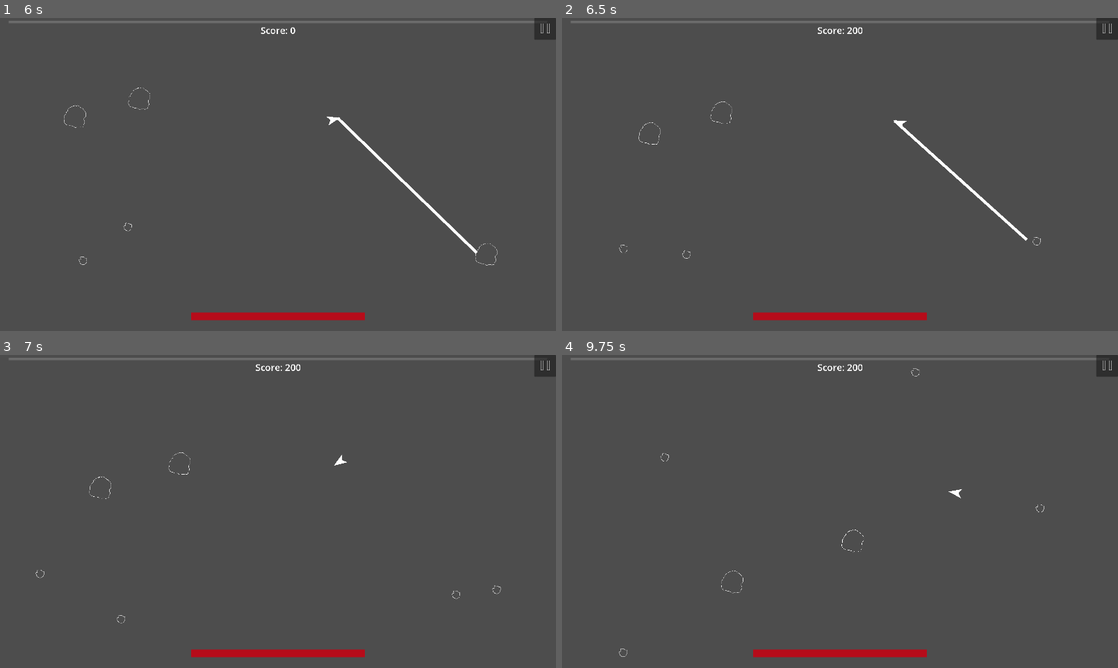
Above: before the commit, frames 1-4 (two rows, left to right).
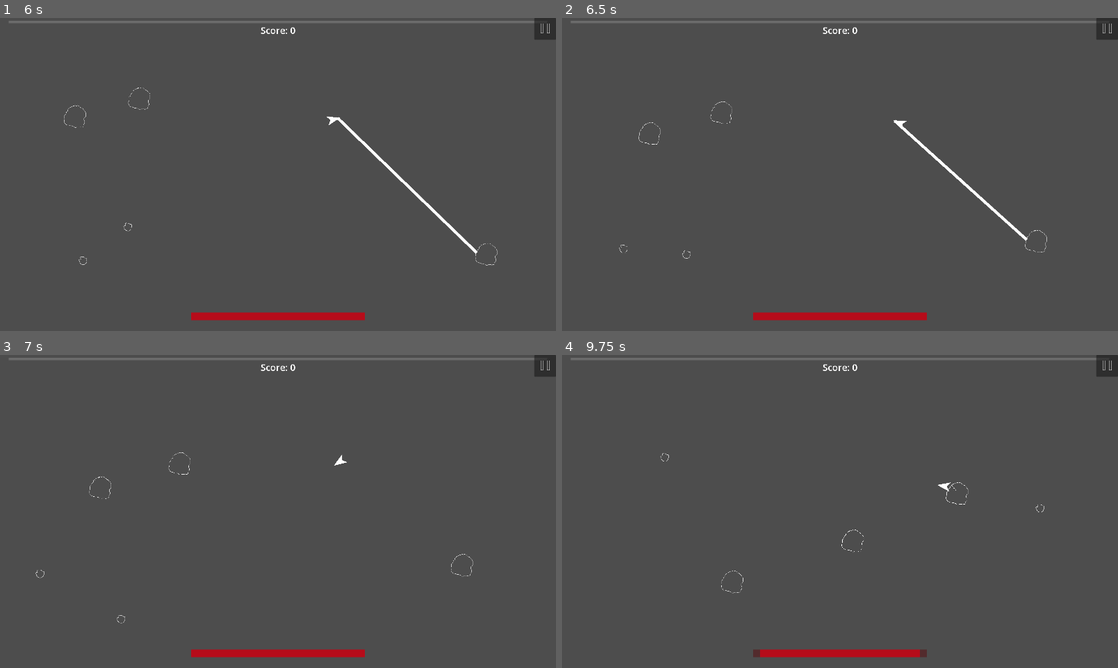
Above: after the commit, the same moments.

Repository: CoilSeb/AsteroidsPersonal
Game: Godot game, scene res://Scenes/Screens/Start Screen/StartScreen.tscn
Same seed, same stepped clock (60 frames per second), same inputs: the game is played once before the commit and once after it.
Inputs (mouse positions are in pixels of both pictures, inside the frame that each line leads up to):
- Up to frame 1 (6 s): click "Start Game" at 0.5 s; click (544, 27) at 1.25 s; click "Restart Game" at 2 s; tap Enter at 2.75 s; move the mouse to (400, 158) at 2.77 s; hold D (rotate_right) 2.78-3.53 s; hold Right mouse button (M2) 2.78-3.53 s; tap Space (shoot) at 3.05, 3.6, 4.55 s; move the mouse to (166, 190) at 3.52 s; hold S (move_backward) 3.53-4.28 s; right-click (166, 190) at 3.8 s; move the mouse to (333, 105) at 4.27 s; press the mouse at (333, 105) at 4.28 s; hold D (rotate_right) 4.28-5.03 s; move the mouse to (250, 237) at 5.02 s; release the mouse at (250, 237) at 5.03 s; hold W (move_forward) 5.03-5.78 s; right-click (250, 237) at 5.1 s; move the mouse to (444, 221) at 5.77 s; hold A (rotate_left) from 5.78 s (still down); hold Space (shoot) from 5.78 s (still down); tap R (reroll) at 5.85 s
- Up to frame 2 (6.5 s): keep holding A (rotate_left); keep holding Space (shoot)
- Up to frame 3 (7 s): keep holding A (rotate_left); move the mouse to (111, 464) at 6.52 s; release Space (shoot) at 6.53 s; tap Space (shoot) at 6.6 s; right-click (111, 464) at 6.8 s
- Up to frame 4 (9.75 s): move the mouse to (867, 511) at 7.27 s; release A (rotate_left) at 7.28 s; hold S (move_backward) 7.28-8.03 s; hold Right mouse button (M2) 7.28-8.03 s; tap Space (shoot) at 7.55, 8.1, 9.05 s; move the mouse to (756, 433) at 8.02 s; hold D (rotate_right) 8.03-8.78 s; right-click (756, 433) at 8.3 s; move the mouse to (962, 495) at 8.77 s; press the mouse at (962, 495) at 8.78 s; hold W (move_forward) 8.78-9.53 s; move the mouse to (728, 527) at 9.52 s; release the mouse at (728, 527) at 9.53 s; hold D (rotate_right) from 9.53 s (still down); right-click (728, 527) at 9.6 s

Frame 1 is identical in both runs. In frame 2, 0.1% of the frame differs, in the area x 46-88%, y 2-75%; in frame 3, 0.1%; in frame 4, 0.3%, in the area x 10-74%, y 2-97%.

Commit message:
Update damage and attack speed values

Diff:
--- a/Global Scripts/Global.gd
+++ b/Global Scripts/Global.gd
@@ -40,7 +40,7 @@
 	move_speed = 0
 	counter_thrust = 0
 
-	damage = 10
+	damage = 2
 	attack_speed = 0.35
 	bullet_speed = 700
 	collision_damage = 10
--- a/Scenes/Laser/Laser.gd
+++ b/Scenes/Laser/Laser.gd
@@ -5,7 +5,7 @@
 @onready var line = $Line
 @onready var shoot_timer = $Shoot_Timer
 
-const MAX_LENGTH = 2000
+const MAX_LENGTH = 20000
 var damage = Global.damage
 
 
@@ -23,6 +23,6 @@
 			end.global_position = laser.target_position
 		if laser.is_colliding() && shoot_timer.time_left == 0:
 			get_collider().damage_asteroid(damage)
-			shoot_timer.start()
+			shoot_timer.start(Global.attack_speed)
 		line.rotation = laser.target_position.angle()
 		line.points[1].x = end.position.length()
--- a/Scenes/Laser/laser.tscn
+++ b/Scenes/Laser/laser.tscn
@@ -16,6 +16,6 @@
 position = Vector2(233, 0)
 
 [node name="Shoot_Timer" type="Timer" parent="."]
-wait_time = 0.2
+wait_time = 0.35
 one_shot = true
 autostart = true
